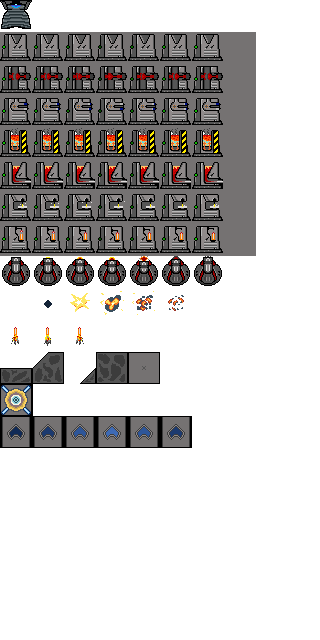
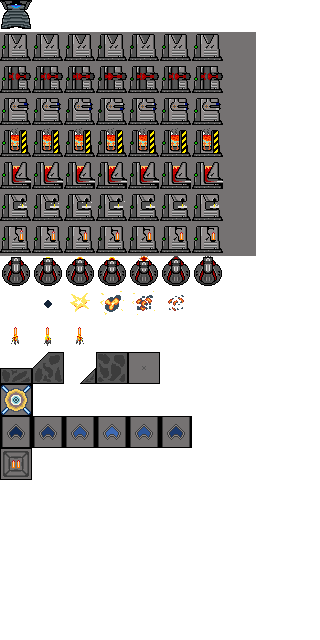
Layer changes from the first 320×640 image to the second:
painted on "factory_devices.png" over [0, 448, 32, 480]
